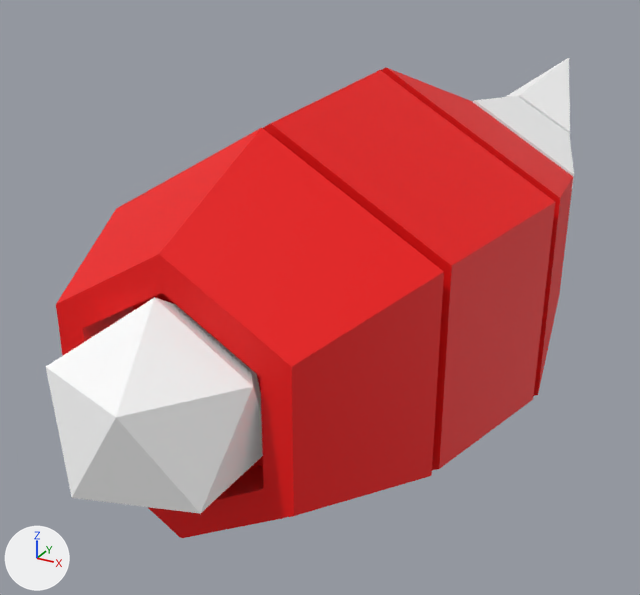
The glTF model addons/Cubiix_Assets/Mods/CoreAssets/Assets/Mesh/Base/Tails/Fox_Tail.gltf as it was, and as the next commit left it.
Camera for both pictures: a 50 mm lens placed at (1.2, -0.7, 2.32), pointed at (-0.33, 2.08, 0.93). Every picture has the same lights, and +X, +Y and +Z are marked at lower left. Vertices at the same position are counted once.

In view in the first picture: 'Fox_Tail'.
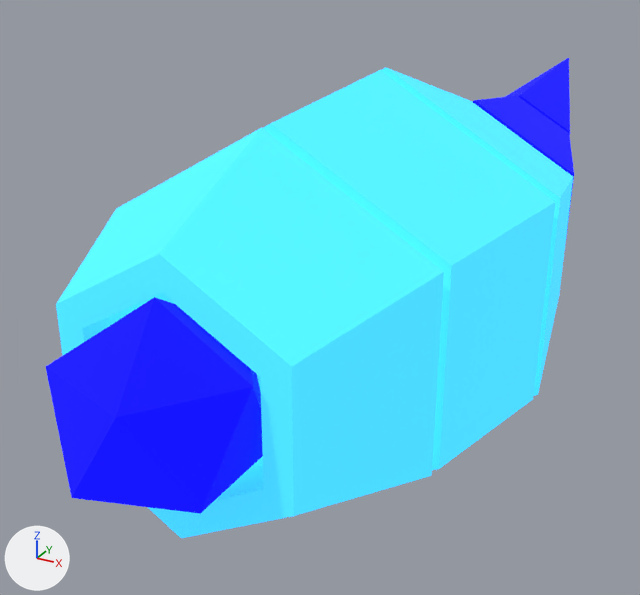
The change, as a list of edits to the scene's bpy script:
```text
Add img_shader_teststrip:
    img_shader_teststrip = load_image('Shader_TestStrip', 'Shader_TestStrip.png', 18, 2, 'sRGB')
Change mat_material:
    where n0 = _N.new('ShaderNodeBsdfPrincipled'); n0.name = 'Principled BSDF'
    n0.inputs[2].default_value: 0.61 -> 1.0  # 'Roughness'
    add n0.inputs[28].default_value = 1.0  # 'Emission Strength'
    where n2 = _N.new('ShaderNodeTexImage'); n2.name = 'Image Texture'
    n2.image: img_color_palette -> img_shader_teststrip
    add n3 = _N.new('ShaderNodeTexImage'); n3.name = 'Image Texture.001'
    add n3.image = img_shader_teststrip
    add n3.interpolation = 'Closest'
    remove _L.new(n2.outputs[0], n0.inputs[0])  # 'Color' to 'Base Color'
    add _L.new(n2.outputs[0], n0.inputs[27])  # 'Color' to 'Emission Color'
    add _L.new(n3.outputs[0], n0.inputs[0])  # 'Color' to 'Base Color'
Change me_plane_024:
    where me_plane_024.from_pydata(...)  # 79 vertices, 134 faces; spans x -0.59..0.59, y 0.47..4.28, z 0.5..1.86
    used by ob_fox_tail; location = (0.0, 0.0, 0.0)
    me_plane_024 part 1: texture (UV) coordinates of 134 of 134 faces, centred in x -0.56..0.56, y 0.5..3.71, z 0.64..1.73, changed; they spanned u 0.25..0.75, v 0.75..0.75 and now span u 0.03..0.09, v 0.75..0.8
```

Pixel boxes (x1, y1, x2, y2) of what changed, in the pictures (640 x 595 px):
'Fox_Tail', surface changed: (46, 58, 574, 538) in both
